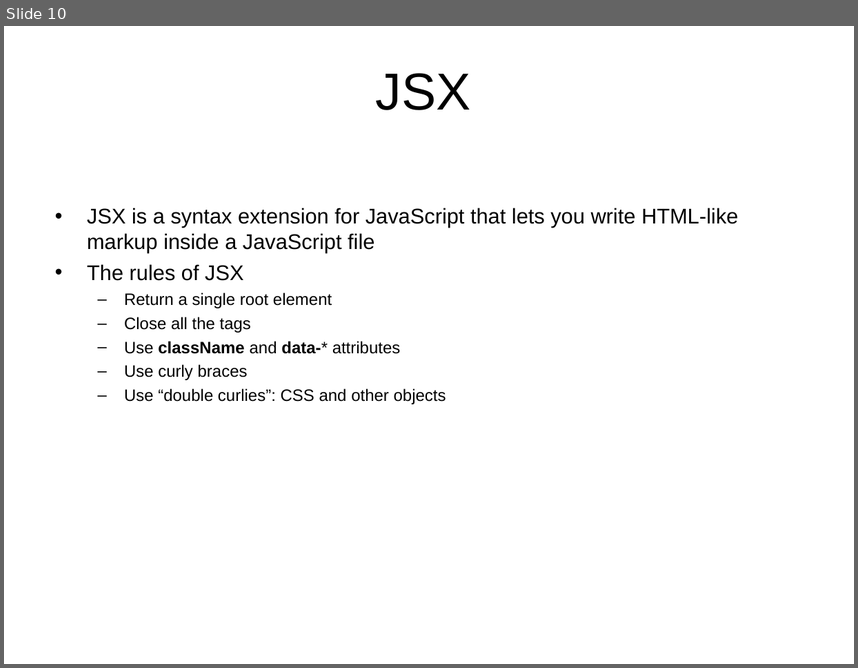
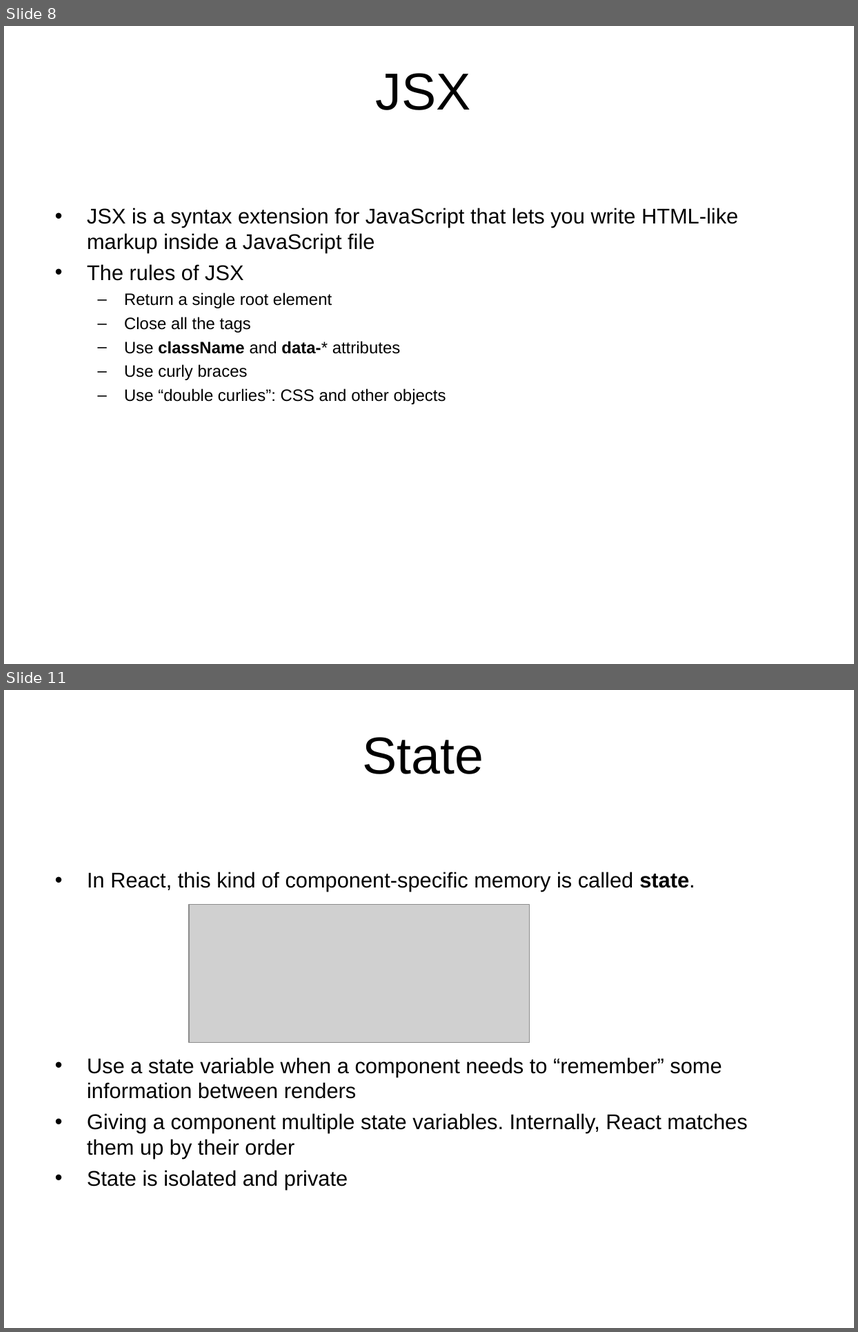
Before and after one commit to thongleclv/reactjs, a slide deck: React Overview.ppt. Shown one above the other, each under a label of ours: slide 10 before the commit, slides 8 and 11 after it; the slides between them are not shown. The pictures are 858x668 and 858x1332 pixels, drawn with LibreOffice and Linux fonts; fonts in the diff are those of the drawing; grey boxes stand for pictures; background and template pictures are left out. Boxes give left, top, right and bottom in pixels: in the first picture for what was removed or moved away, otherwise in the second. Text is boxed around its words. In the diff, an @@ line names an element or a change of style, - is before the commit and + after.

```diff
--- a/React Overview.ppt
+++ b/React Overview.ppt
@@ slide 11 added at [4, 690, 854, 1328], background picture (left out) @@
@@ title added at [363, 737, 484, 774], 44 pt, text #000000 @@
+State
@@ text added at [87, 871, 747, 1189], 18 pt, text #000000 @@
+• In React, this kind of component-specific memory is called state.
+• Use a state variable when a component needs to “remember” some information between renders
+• Giving a component multiple state variables. Internally, React matches them up by their order
+• State is isolated and private
@@ picture added at [190, 904, 530, 1042] @@
@@ what was slide 10 is now slide 8 @@
```
Also in this commit, not shown: 8 slides changed, 7 other slides added, 5 slides removed, 1 other file.
